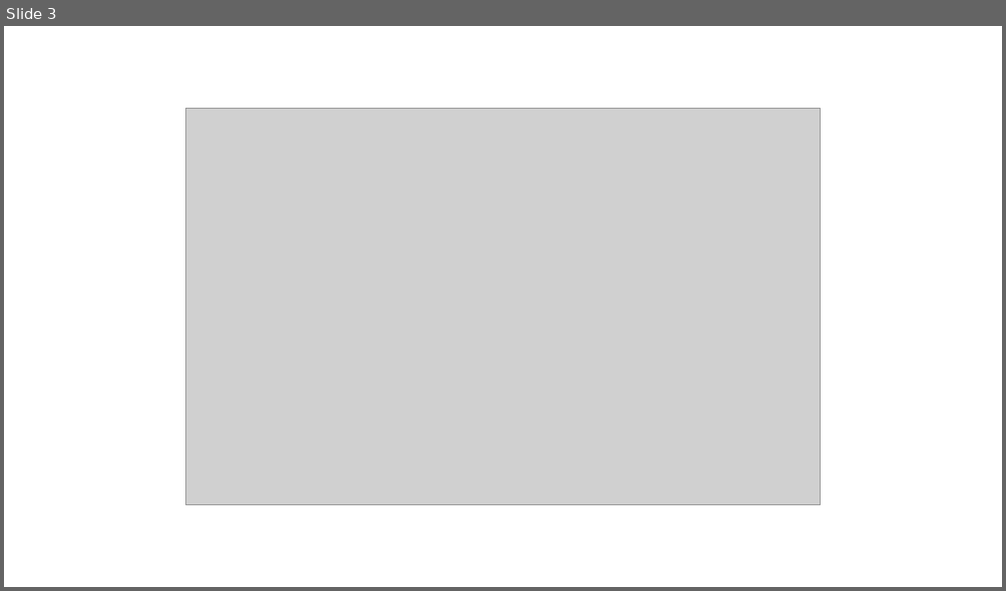
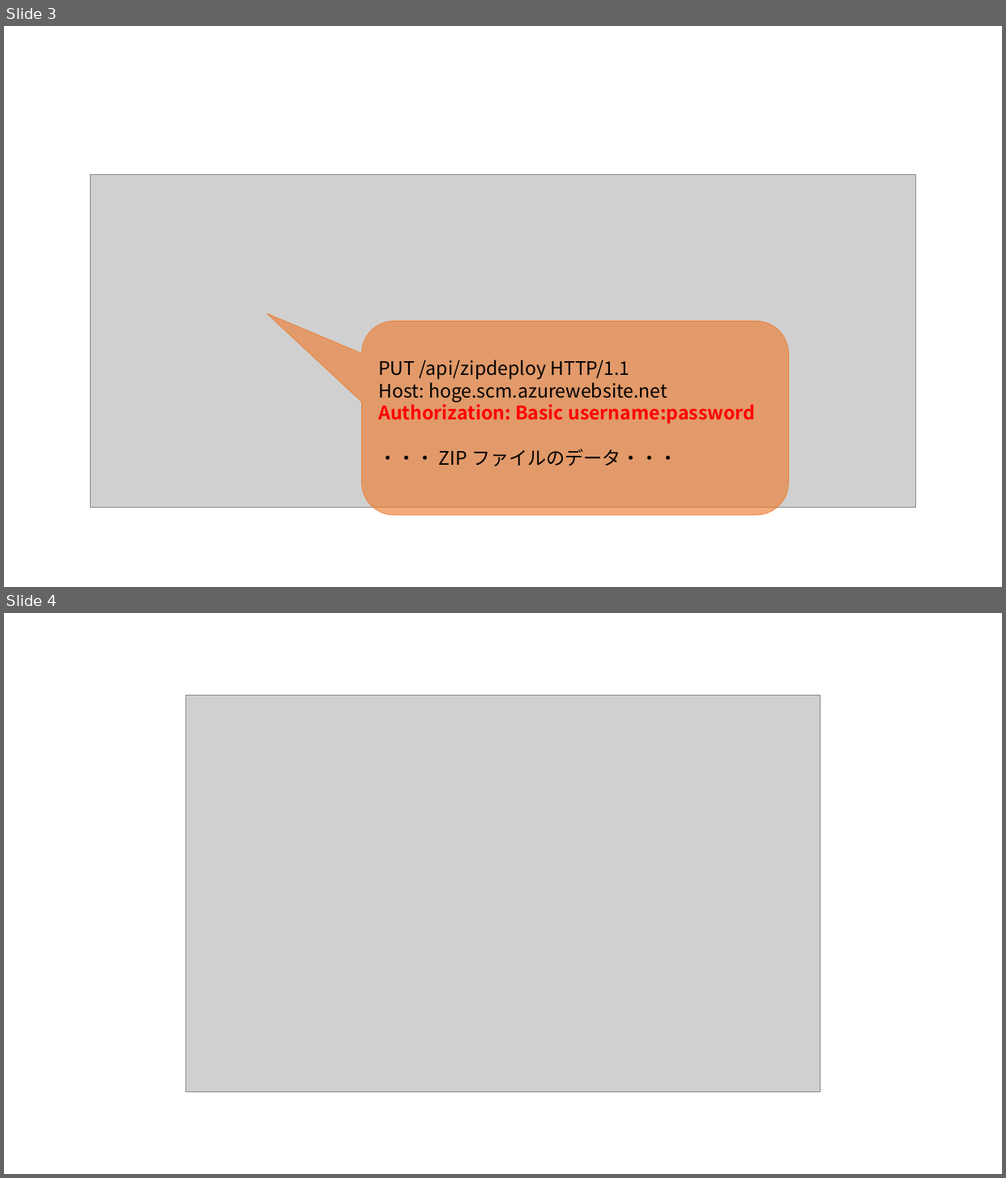
Before and after one commit to ayuina/ainaba-csa-blog, a slide deck: invoke-kudu-rest-api/images/figures.pptx. Shown one above the other, each under a label of ours: slide 3 before the commit, slides 3 and 4 after it. The pictures are 1006x591 and 1006x1178 pixels, drawn with LibreOffice and Linux fonts; fonts in the diff are those of the drawing; grey boxes stand for pictures. Boxes give left, top, right and bottom in pixels: in the first picture for what was removed or moved away, otherwise in the second. Text is boxed around its words. In the diff, an @@ line names an element or a change of style, - is before the commit and + after.

```diff
--- a/invoke-kudu-rest-api/images/figures.pptx
+++ b/invoke-kudu-rest-api/images/figures.pptx
@@ slide 3 added at (4,26,1002,587), background #FFFFFF @@
@@ picture added at (91,174,916,508) @@
@@ rounded speech box added at (362,321,789,515), fill #ED7D31 at 64% opacity, outline #ED7D31 0.5 pt, 18 pt, text #000000 @@
+PUT /api/zipdeploy HTTP/1.1
+Host: hoge.scm.azurewebsite.net
+Authorization: Basic username:password
+・・・ ZIP ファイルのデータ・・・
@@ what was slide 3 is now slide 4 @@
```
Also in this commit, not shown: 1 slide changed, 3 other files.
